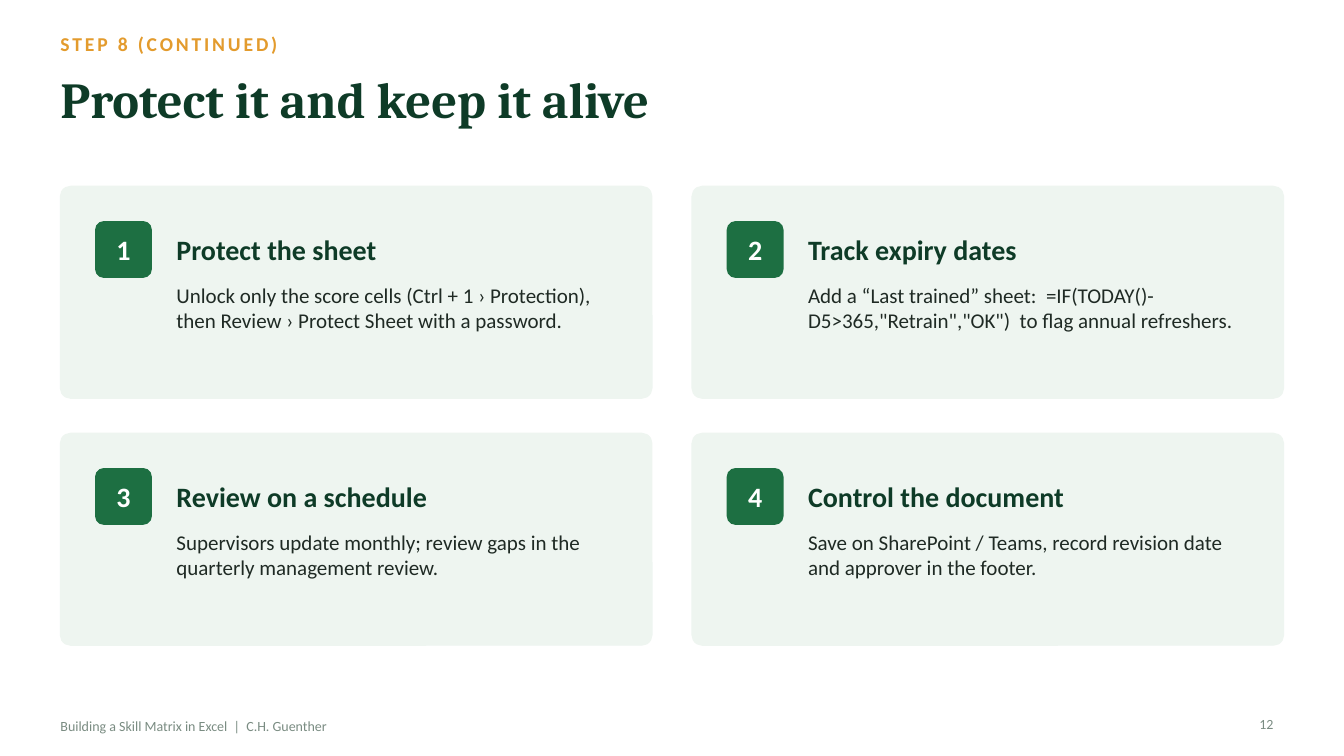
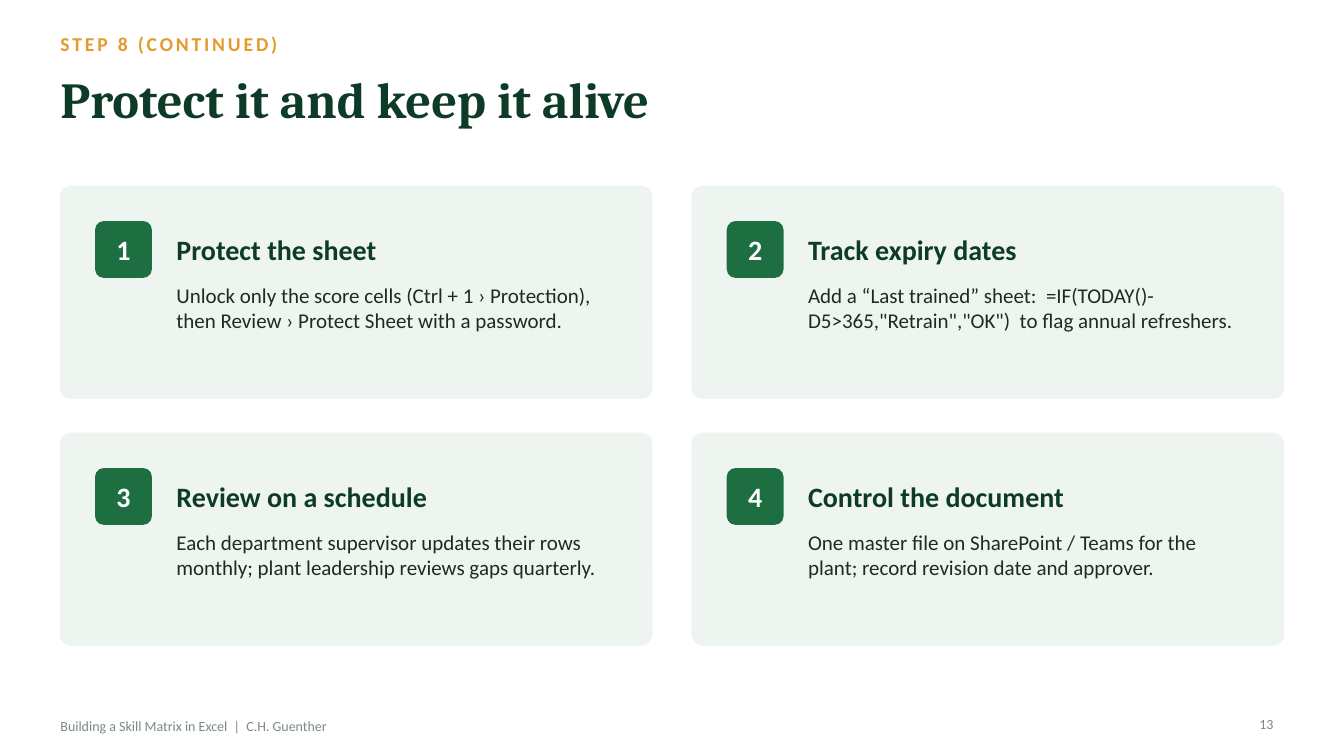
Before and after one commit to mabendeh/QMS_System1, a slide deck: slide 13 of docs/skill_matrix_guide/Skill_Matrix_Excel_Guide_CH_Guenther.pptx (slide 12 before the commit). Drawn at 1344x756 pixels with LibreOffice and Linux fonts; fonts in the diff are those of the drawing. Boxes give left, top, right and bottom in pixels: in the first picture for what was removed or moved away, otherwise in the second. Text is boxed around its words. In the diff, an @@ line names an element or a change of style, - is before the commit and + after.

```diff
--- a/docs/skill_matrix_guide/Skill_Matrix_Excel_Guide_CH_Guenther.pptx
+++ b/docs/skill_matrix_guide/Skill_Matrix_Excel_Guide_CH_Guenther.pptx
@@ text at box(176, 535, 595, 579): text changed @@
-Supervisors update monthly; review gaps in the quarterly management review.
+Each department supervisor updates their rows monthly; plant leadership reviews gaps quarterly.
@@ text at box(808, 535, 1196, 579): text changed @@
-Save on SharePoint / Teams, record revision date and approver in the footer.
+One master file on SharePoint / Teams for the plant; record revision date and approver.
```
Also in this commit, not shown: 9 other slides changed, 1 slide added, 1 other file.
